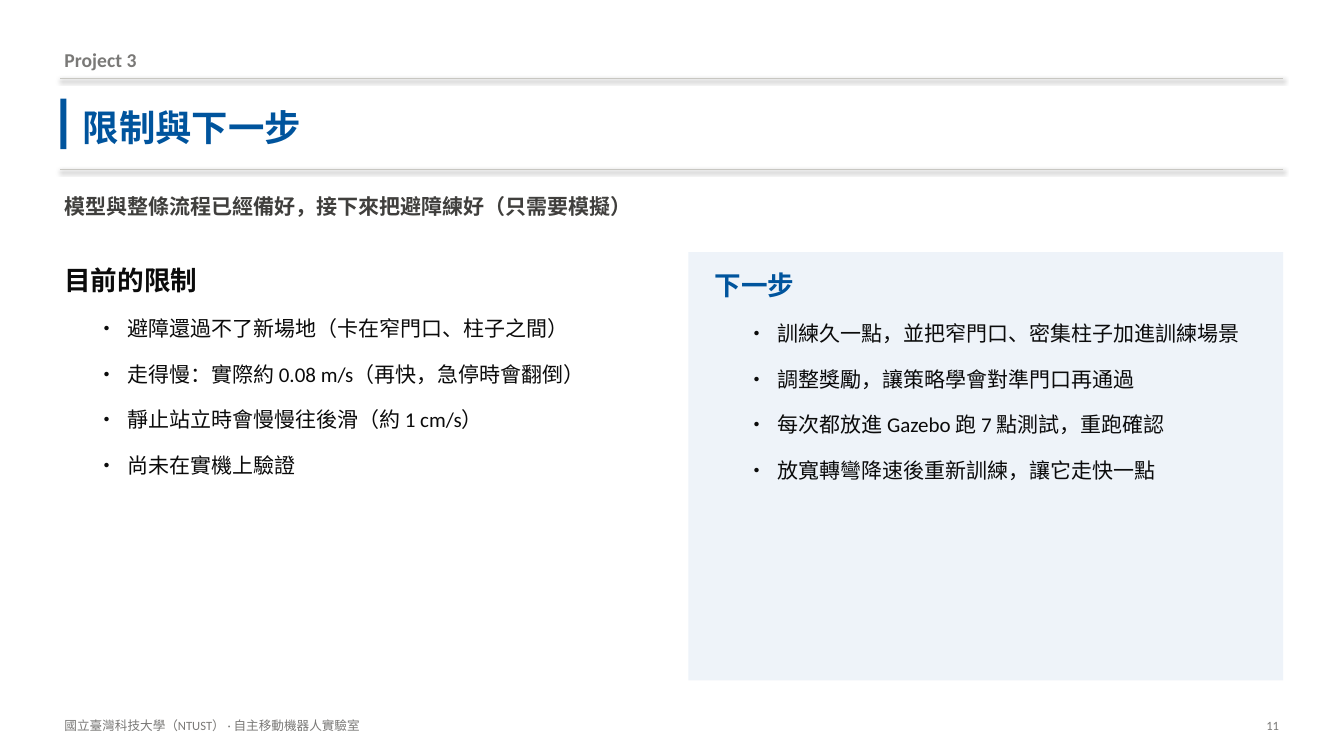
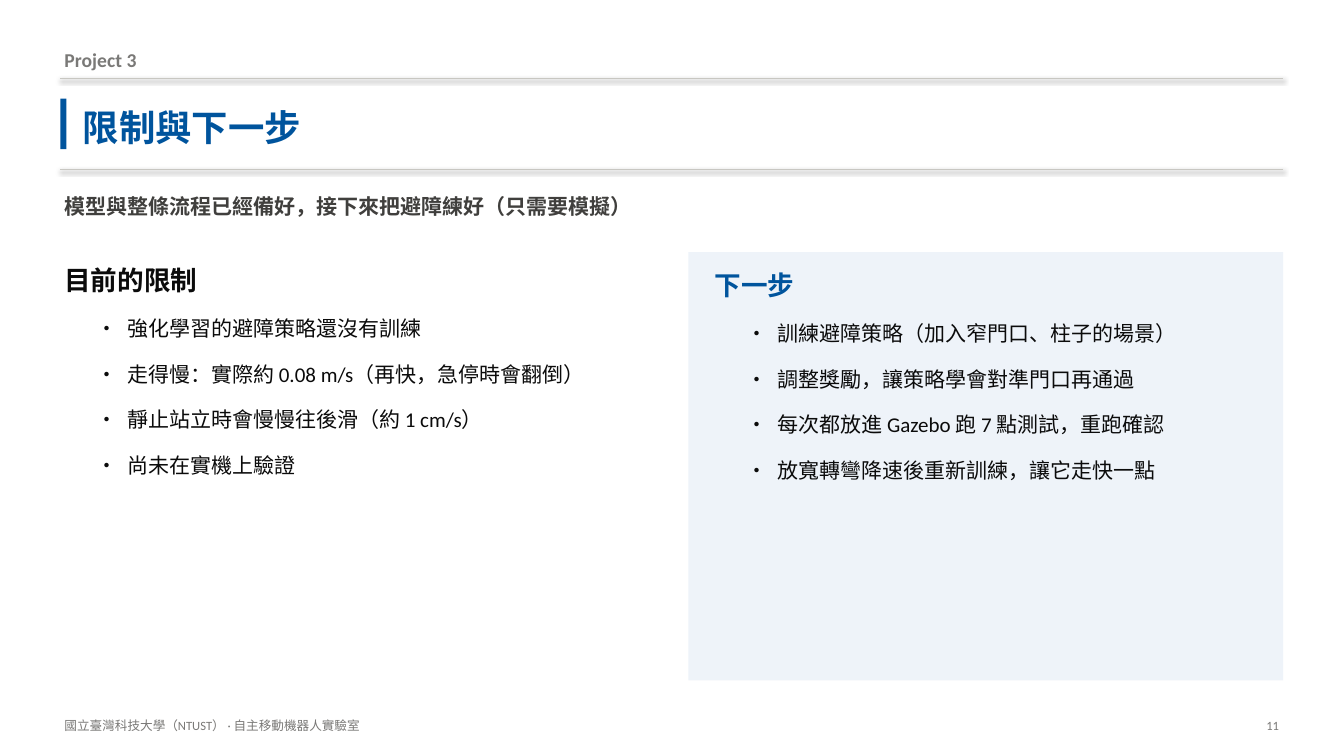
Before and after one commit to Anny1007/dogzilla-s1-sim, a slide deck: slide 11 of docs/DOGZILLA_專案簡報.pptx. Drawn at 1344x756 pixels with LibreOffice and Linux fonts; fonts in the diff are those of the drawing. Boxes give left, top, right and bottom in pixels: in the first picture for what was removed or moved away, otherwise in the second. Text is boxed around its words. In the diff, an @@ line names an element or a change of style, - is before the commit and + after.

```diff
--- a/docs/DOGZILLA_專案簡報.pptx
+++ b/docs/DOGZILLA_專案簡報.pptx
@@ text at (127, 318, 421, 338): text changed @@
-• 避障還過不了新場地（卡在窄門口、柱子之間）
+• 強化學習的避障策略還沒有訓練
@@ text at (777, 323, 1176, 343): text changed @@
-• 訓練久一點，並把窄門口、密集柱子加進訓練場景
+• 訓練避障策略（加入窄門口、柱子的場景）
```
Also in this commit, not shown: 2 other slides changed, 26 other files.
